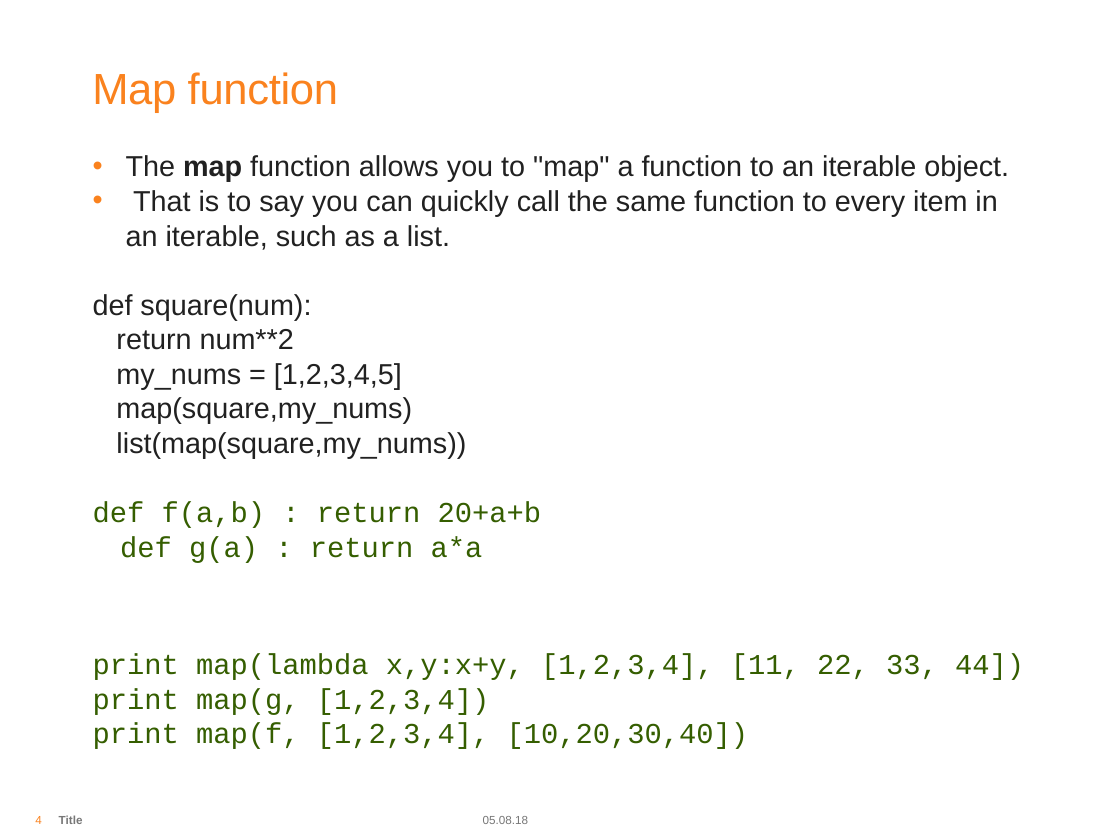
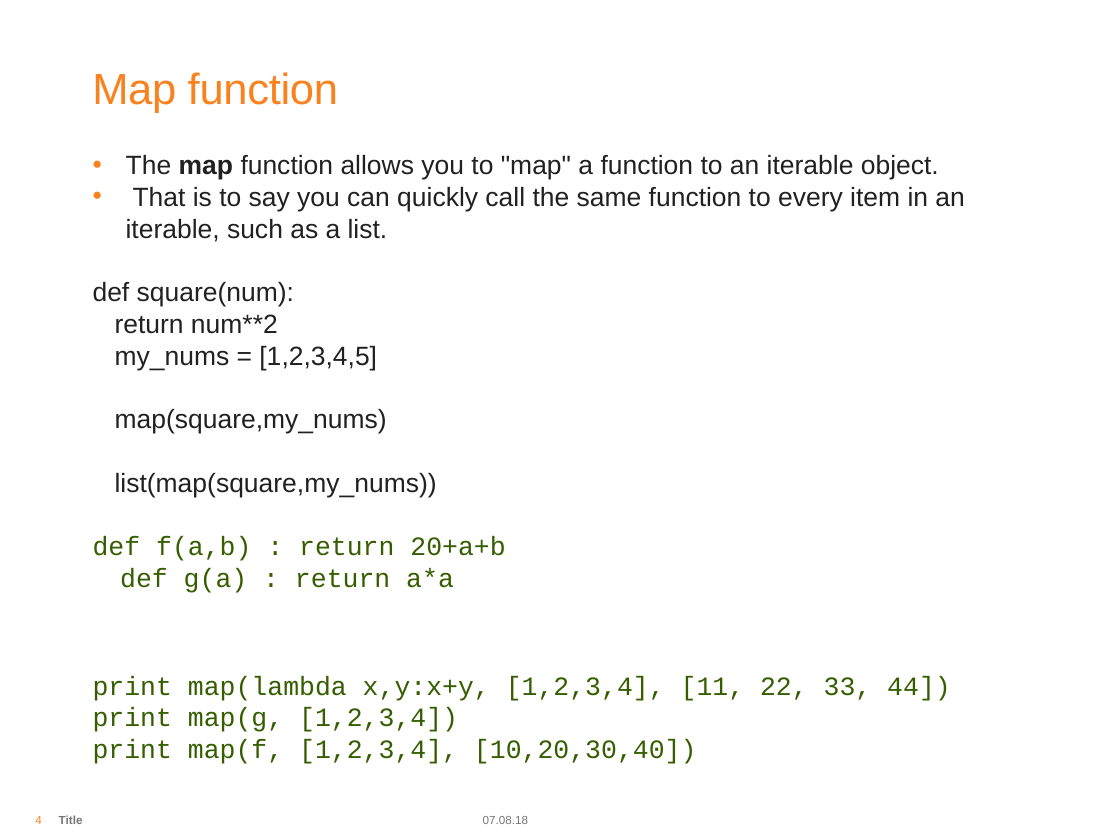
Before and after one commit to arjunrautela/Introduction-To-Python, a slide deck: slide 4 of PPT/Introduction To Python Day 2.pptx. Drawn at 1120x840 pixels with LibreOffice and Linux fonts; fonts in the diff are those of the drawing; background and template pictures are left out. Boxes give left, top, right and bottom in pixels: in the first picture for what was removed or moved away, otherwise in the second. Text is boxed around its words. In the diff, an @@ line names an element or a change of style, - is before the commit and + after.

```diff
--- a/PPT/Introduction To Python Day 2.pptx
+++ b/PPT/Introduction To Python Day 2.pptx
@@ text "The map function allows you ..." at box(93, 155, 964, 764): size 18.5 to 17 pt @@
@@ text at box(483, 816, 529, 824): text changed @@
-05.08.18
+07.08.18
```
Also in this commit, not shown: 30 other slides changed, 1 slide removed, 53 other files.
